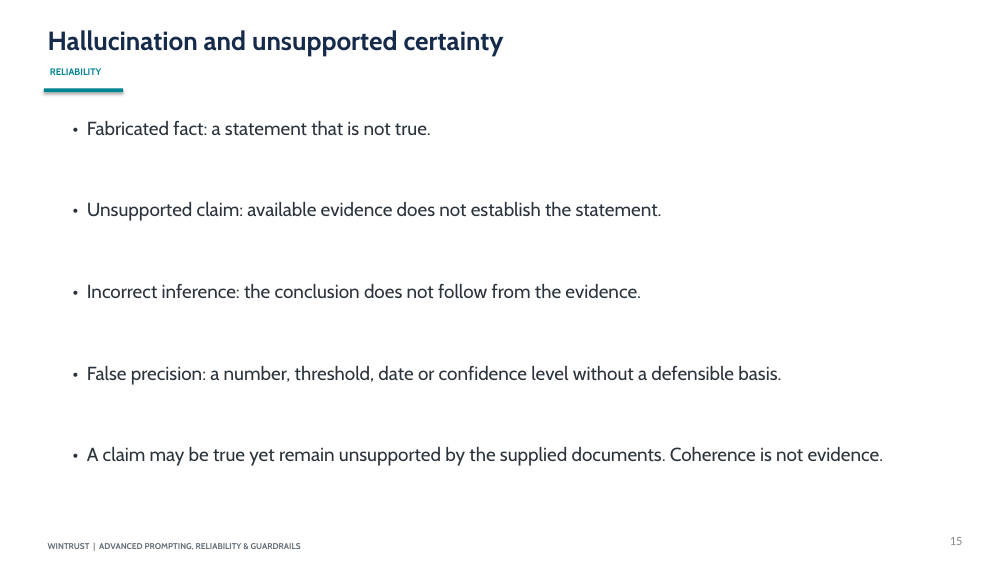
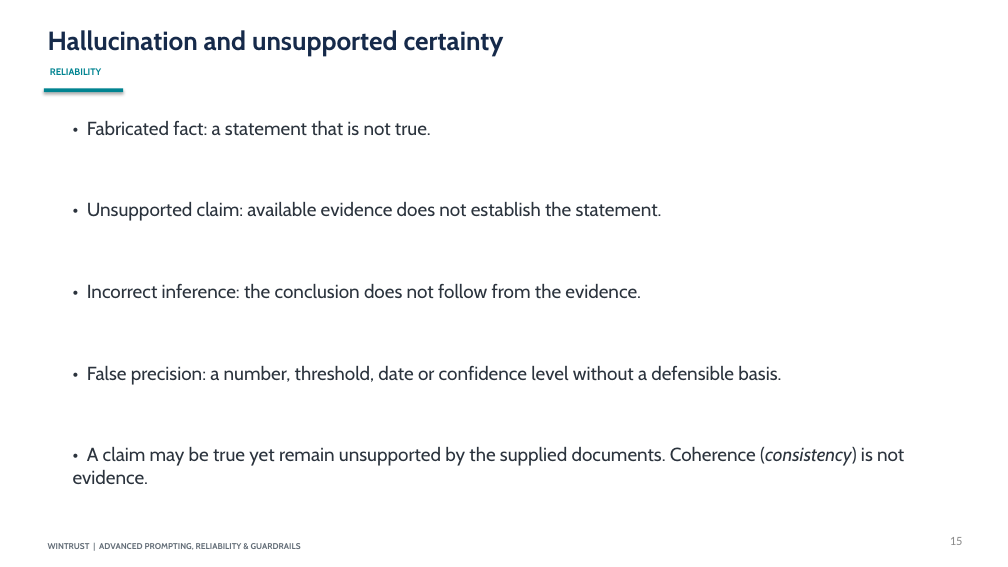
Before and after one commit to AjaySingala/ajs_wt_demos, a slide deck: slide 15 of TrainerDocs/Session_05_Advanced_Prompting_Reliability_Guardrails.pptx. Drawn at 1008x567 pixels with LibreOffice and Linux fonts; fonts in the diff are those of the drawing. Boxes give left, top, right and bottom in pixels: in the first picture for what was removed or moved away, otherwise in the second. Text is boxed around its words. In the diff, an @@ line names an element or a change of style, - is before the commit and + after.

```diff
--- a/TrainerDocs/Session_05_Advanced_Prompting_Reliability_Guardrails.pptx
+++ b/TrainerDocs/Session_05_Advanced_Prompting_Reliability_Guardrails.pptx
@@ text at (73, 447, 904, 484): text changed @@
-• A claim may be true yet remain unsupported by the supplied documents. Coherence is not evidence.
+• A claim may be true yet remain unsupported by the supplied documents. Coherence (consistency) is not evidence.
```
Also in this commit, not shown: 3 other slides changed, 8 other files.
